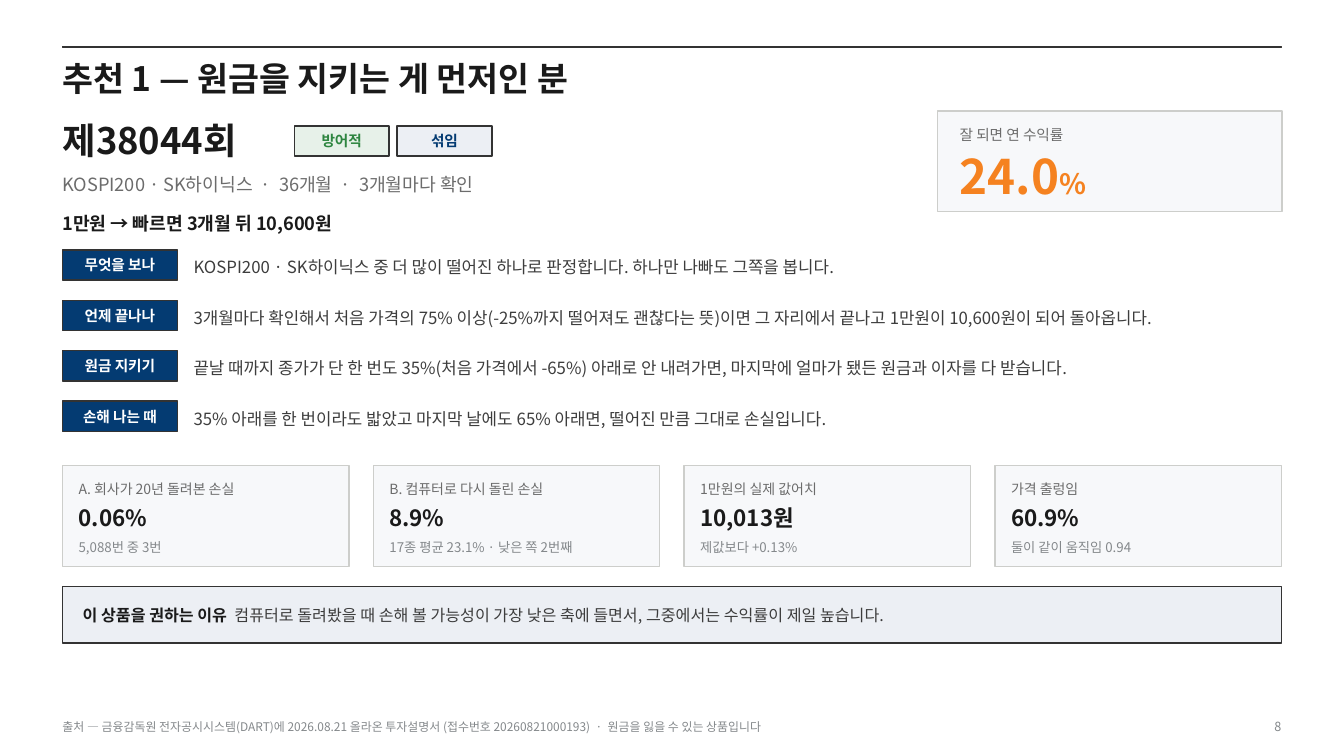
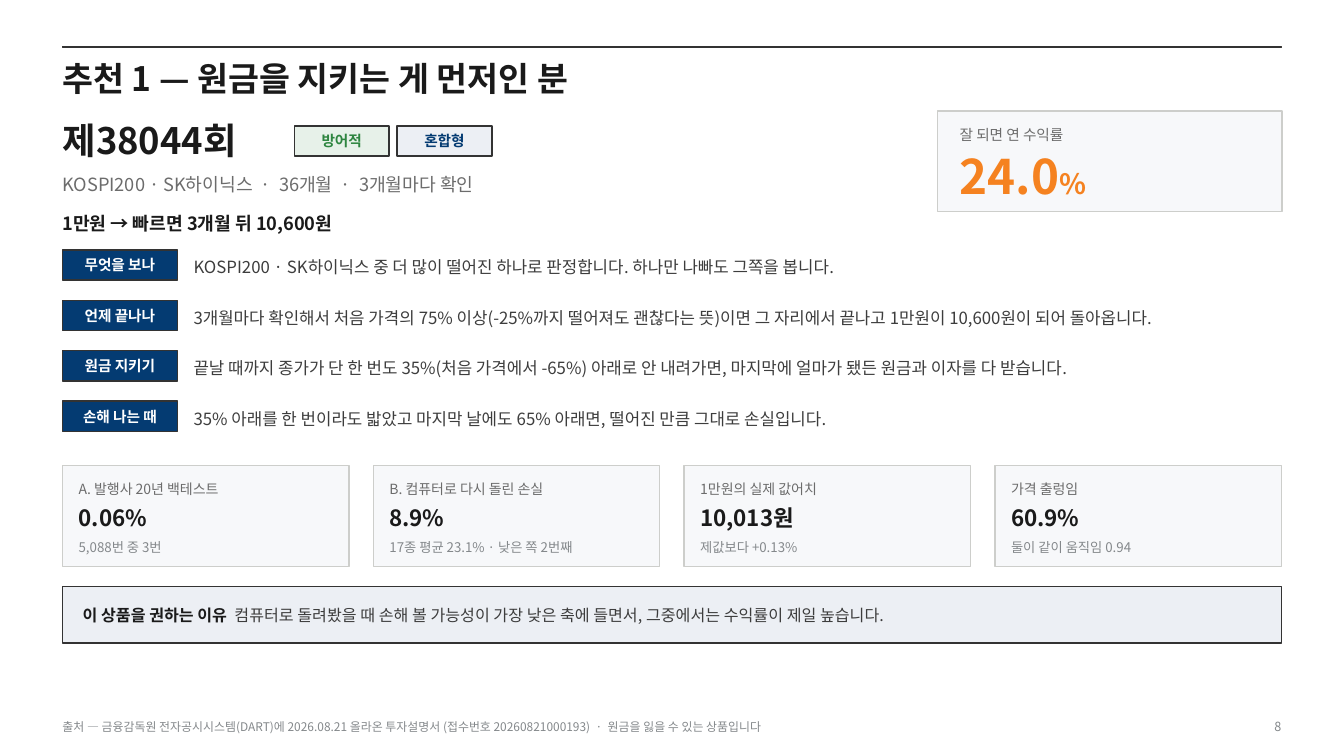
Before and after one commit to hanaroline/work_1, a slide deck: slide 8 of els-proposal.pptx. Drawn at 1344x756 pixels with LibreOffice and Linux fonts; fonts in the diff are those of the drawing. Boxes give left, top, right and bottom in pixels: in the first picture for what was removed or moved away, otherwise in the second. Text is boxed around its words. In the diff, an @@ line names an element or a change of style, - is before the commit and + after.

```diff
--- a/els-proposal.pptx
+++ b/els-proposal.pptx
@@ text at [424, 133, 464, 147]: text changed @@
-섞임
+혼합형
@@ text at [79, 482, 218, 495]: text changed @@
-A. 회사가 20년 돌려본 손실
+A. 발행사 20년 백테스트
```
Also in this commit, not shown: 5 other slides changed, 5 other files.
